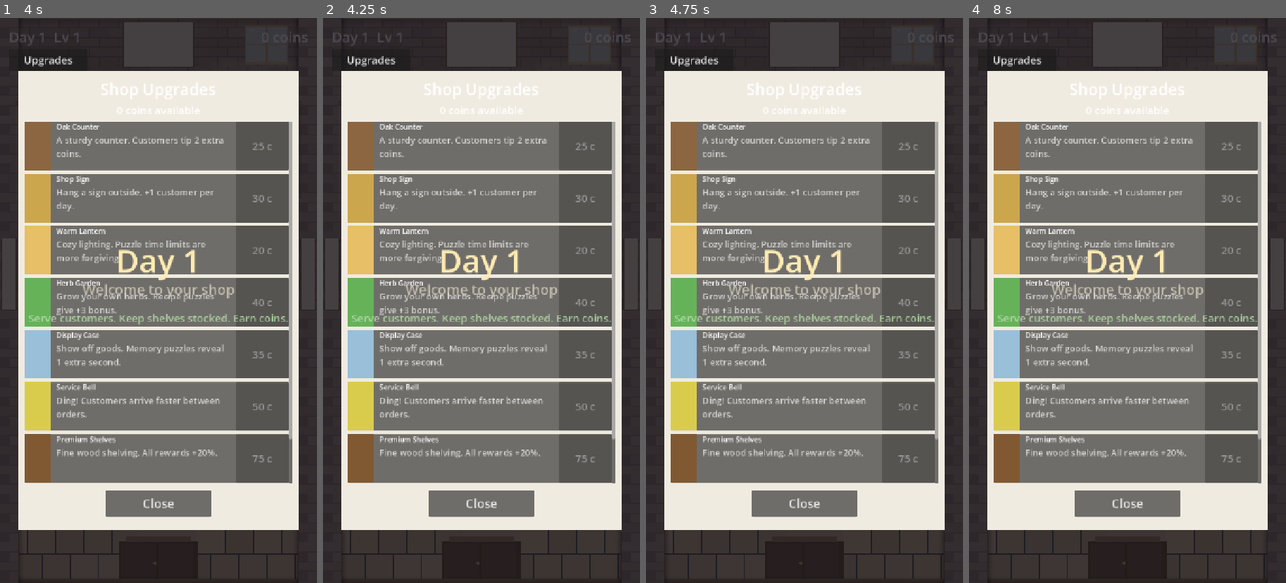
Above: before the commit, frames 1-4 (left to right).
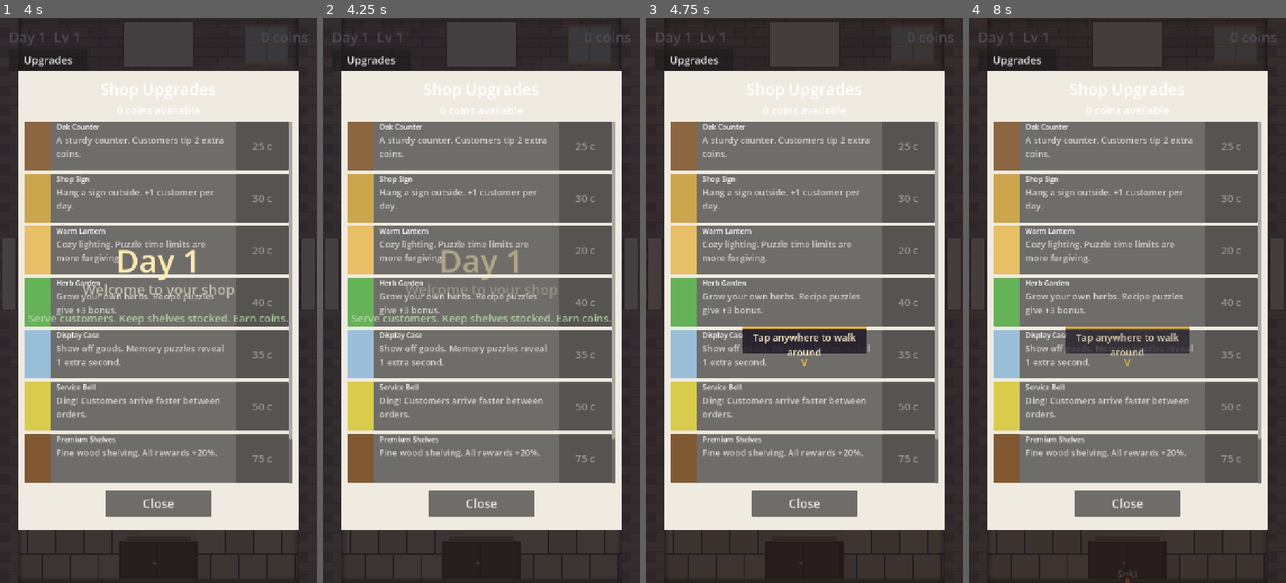
Above: after the commit, the same moments.

Repository: nkongecraig-max/theveil
Game: Godot game, scene res://scenes/main/main_menu.tscn
Two runs of this game, one before a commit and one after it. Both use one fixed random seed, a clock stepped at 60 frames per second and the inputs below.
Inputs (mouse positions are in pixels of both pictures, inside the frame that each line leads up to):
- Up to frame 1 (4 s): click "New Game" at 0.5 s; click "Upgrades" at 1.25 s; click "Upgrades" at 2 s; click "Upgrades" at 2.75 s; tap Enter at 3.5 s; move the mouse to (228, 272) at 3.52 s; click (228, 272) at 3.67 s
- Up to frame 2 (4.25 s): no input
- Up to frame 3 (4.75 s): move the mouse to (741, 328) at 4.27 s; click (741, 328) at 4.42 s
- Up to frame 4 (8 s): tap Enter every 0.75 s from 5 to 7.25 s; move the mouse to (1159, 176) at 5.02 s; click (1159, 176) at 5.17 s; move the mouse to (1111, 413) at 5.77 s; click (1111, 413) at 5.92 s; move the mouse to (1222, 385) at 6.52 s; click (1222, 385) at 6.67 s; move the mouse to (1032, 215) at 7.27 s; click (1032, 215) at 7.42 s

Frame 1 is identical in both runs. In frame 2, 0.6% of the frame differs, in the area x 26-74%, y 41-50%; in frame 3, 3.1%; in frame 4, 3.1%, in the area x 9-91%, y 41-100%.
Error before the commit: Invalid call. Nonexistent function 'set_parallel' in base 'PropertyTweener'. (res://scripts/ui/day_intro.gd:91)

Commit message:
Fix startup crash: set_parallel called on PropertyTweener instead of Tween
The day intro fade-out was chaining .set_parallel(true) after
.tween_property() which returns a PropertyTweener, not a Tween.
Fixed by launching a separate parallel tween from a callback.

Co-Authored-By: Claude Opus 4.6 <noreply@anthropic.com>

Diff:
--- a/scripts/ui/day_intro.gd
+++ b/scripts/ui/day_intro.gd
@@ -88,13 +88,17 @@
 	# Hold for 2 seconds, then fade out
 	var hold_time = 2.5 if day == 1 else 1.8
 	tween.chain().tween_interval(hold_time)
-	tween.chain().tween_property(dimmer, "modulate:a", 0.0, 0.4).set_parallel(true)
-	tween.chain().tween_property(day_label, "modulate:a", 0.0, 0.3).set_parallel(true)
-	tween.chain().tween_property(subtitle, "modulate:a", 0.0, 0.3).set_parallel(true)
+	# Fade out — launch a parallel tween from a callback so all three fade together
 	tween.chain().tween_callback(func():
-		visible = false
-		mouse_filter = Control.MOUSE_FILTER_IGNORE
-		intro_finished.emit()
+		var fade = create_tween().set_parallel(true)
+		fade.tween_property(dimmer, "modulate:a", 0.0, 0.4)
+		fade.tween_property(day_label, "modulate:a", 0.0, 0.3)
+		fade.tween_property(subtitle, "modulate:a", 0.0, 0.3)
+		fade.chain().tween_callback(func():
+			visible = false
+			mouse_filter = Control.MOUSE_FILTER_IGNORE
+			intro_finished.emit()
+		)
 	)
 
 ## --- Contextual hint system (Day 1 only) ---
